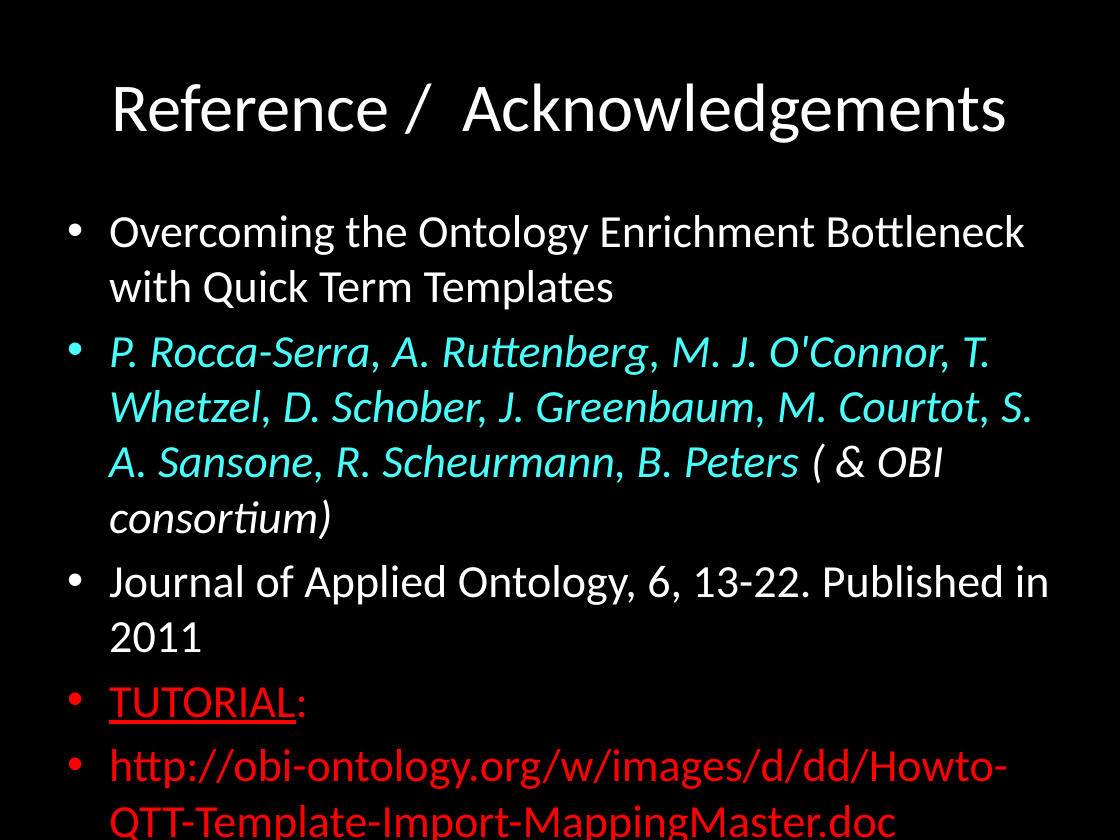
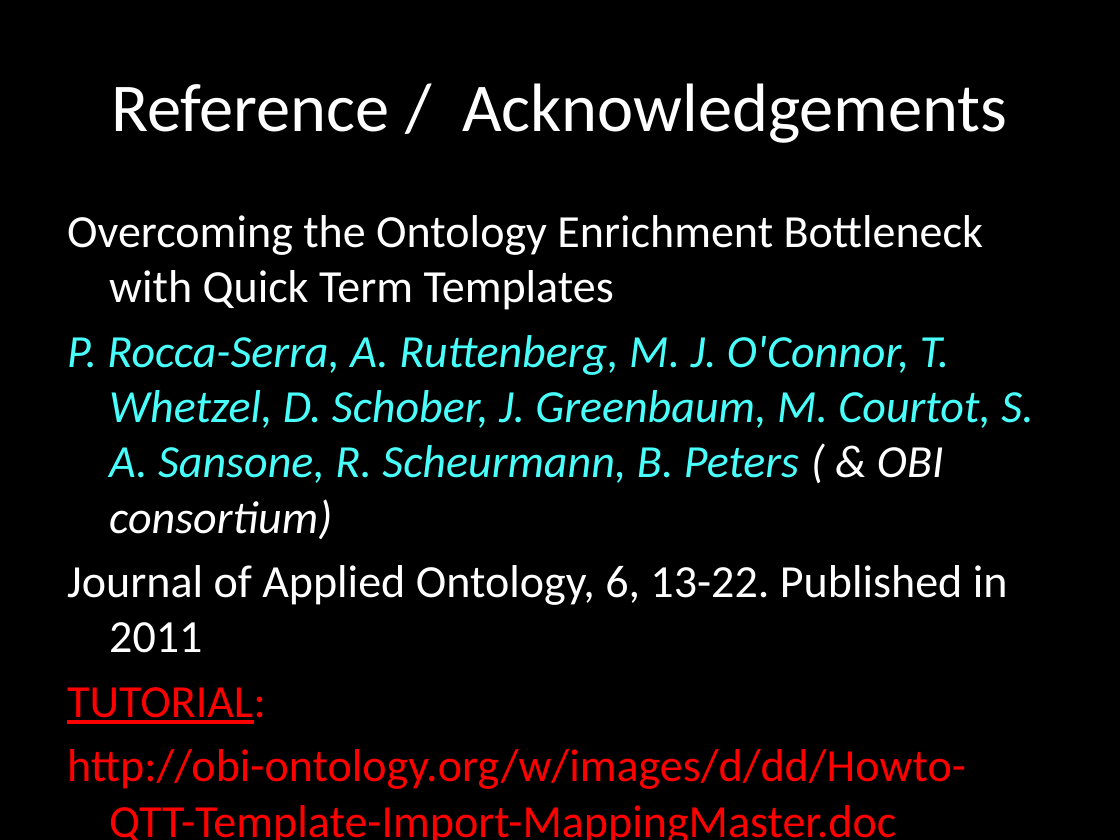
Before and after one commit to obi-ontology/obi-legacy-svn, a slide deck: slide 12 of trunk/docs/presentations/OBI tutorial July 2011 ICBO/OBI-QTT&designpatterns.pptx. Drawn at 1120x840 pixels with LibreOffice and Linux fonts; fonts in the diff are those of the drawing. Boxes give left, top, right and bottom in pixels: in the first picture for what was removed or moved away, otherwise in the second. Text is boxed around its words. In the diff, an @@ line names an element or a change of style, - is before the commit and + after.

```diff
--- a/trunk/docs/presentations/OBI tutorial July 2011 ICBO/OBI-QTT&designpatterns.pptx
+++ b/trunk/docs/presentations/OBI tutorial July 2011 ICBO/OBI-QTT&designpatterns.pptx
@@ text "Overcoming the Ontology Enrichment Bottleneck ..." at (67, 215, 1033, 840): bullet • to none @@
```
Also in this commit, not shown: 1 other file.
